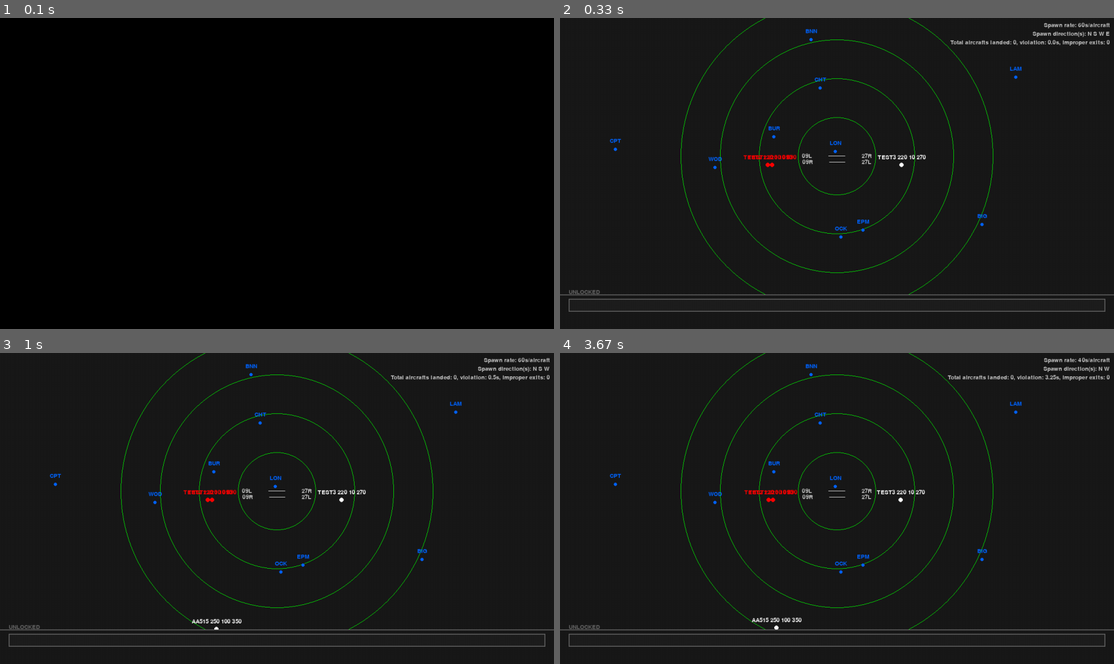
Above: before the commit, frames 1-4 (two rows, left to right).
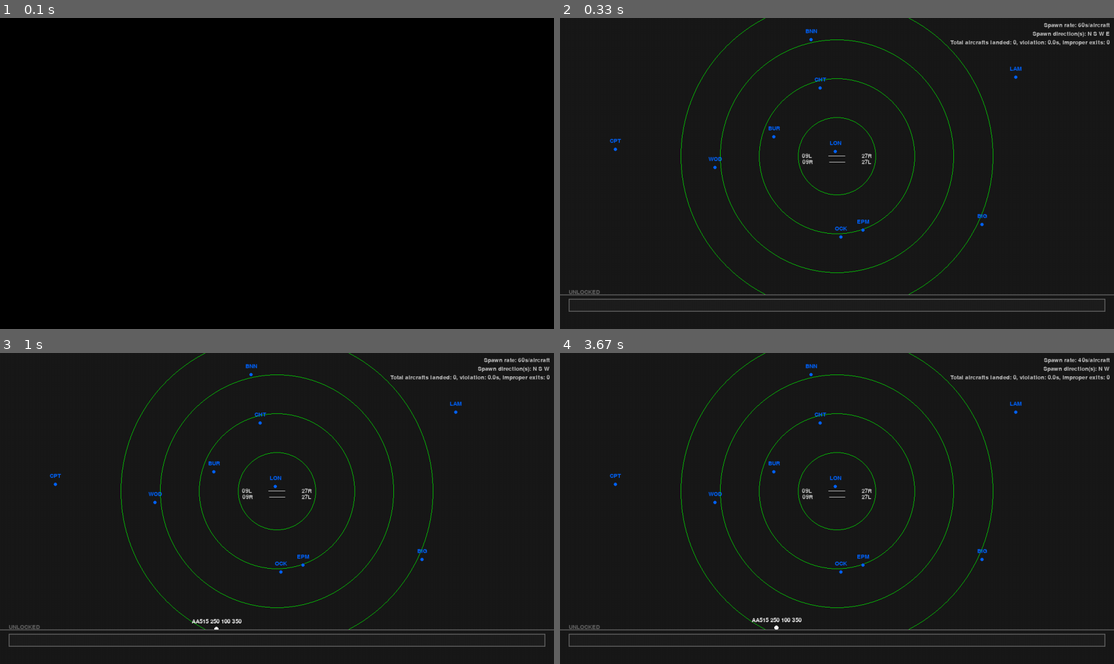
Above: after the commit, the same moments.

Repository: ZiruiYin/atc-sim
Game: pygame game, started from main.py
Same seed, same stepped clock (60 frames per second), same inputs: the game is played once before the commit and once after it.
Inputs:
- Up to frame 1 (0.1 s): no input
- Up to frame 2 (0.33 s): no input
- Up to frame 3 (1 s): hold Right 0.33-0.8 s; hold Up from 0.88 s (still down); hold W from 0.88 s (still down)
- Up to frame 4 (3.67 s): tap U at 1.03, 2.43, 3.6 s; release Up at 1.18 s; release W at 1.18 s; hold Right 1.22-1.68 s; hold D 1.22-1.68 s; tap - at 1.37, 2.77 s; hold Left 1.72-2.25 s; hold A 1.72-2.25 s; tap V at 1.87, 3.2 s; hold Down 2.28-2.58 s; hold Left 2.62-3.02 s; hold A 2.62-3.02 s; hold Up 3.05-3.42 s; hold W 3.05-3.42 s; hold Right from 3.45 s (still down); hold D from 3.45 s (still down)

Frame 1 is identical in both runs. In frame 2, 0.2% of the frame differs, in the area x 33-67%, y 43-49%; in frame 3, 0.4%; in frame 4, 0.4%, in the area x 33-90%, y 6-49%.

Commit message:
forgot to remove the test

Diff:
--- a/display/pygame_display.py
+++ b/display/pygame_display.py
@@ -43,9 +43,9 @@
         self.spawner = AircraftSpawner(self.screen_width, self.radar_height, self.spawn_rate, self.spawn_directions)
 
         # TESTING ONLY
-        test_aircrafts = self.spawner.spawn_text_example()
-        for aircraft in test_aircrafts:
-            self.aircraft_list[aircraft.callsign] = aircraft
+        # test_aircrafts = self.spawner.spawn_text_example()
+        # for aircraft in test_aircrafts:
+        #     self.aircraft_list[aircraft.callsign] = aircraft
 
         self.collision_monitor = CollisionMonitor(self.screen_width, self.radar_height)
 
